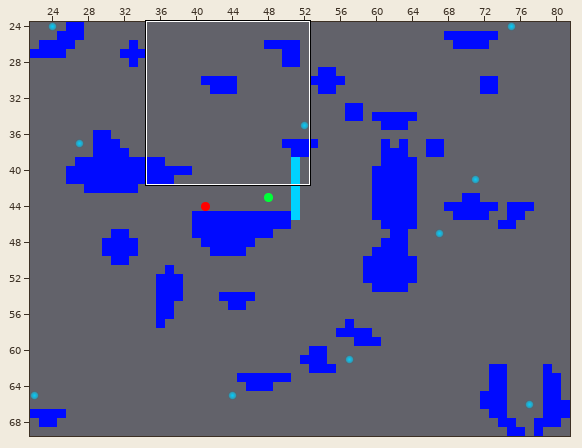
One commit to this Tiled map: Lark Shared/Resources/Tilemaps/level1.tmx. Above, an overview of the earlier version with the close-up marked.
Close-up. First the earlier version:
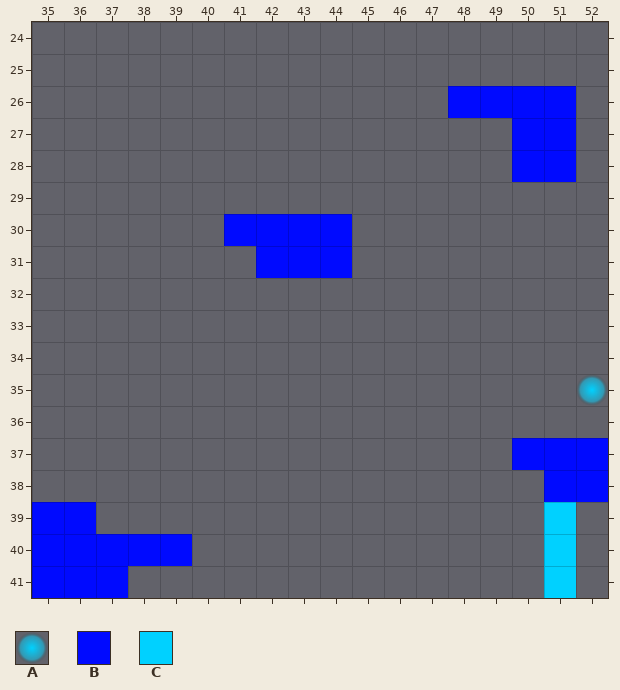
Cells are 32x32 px. Shown: x 35..52, y 24..41. The commit also changed other parts of the map, which this record leaves out.
Key: from "tilset_debug-32x32": A 4, B 20, C 21.
_ is an empty cell.
Objects are placed by their top-left corner, in cells (3,4 is the top-left corner of cell 3,4); size is 1x1 cell unless given.
Layer "terrain" before, first column x 35:
24 __________________
25 __________________
26 _____________BBBB_
27 _______________BB_
28 _______________BB_
29 __________________
30 ______BBBB________
31 _______BBB________
32 __________________
33 __________________
34 __________________
35 __________________
36 __________________
37 _______________BBB
38 ________________BB
39 BB______________C_
40 BBBBB___________C_
41 BBB_____________C_
Objects on layer "actors" before:
A "gem" at 52,35
And afterwards:
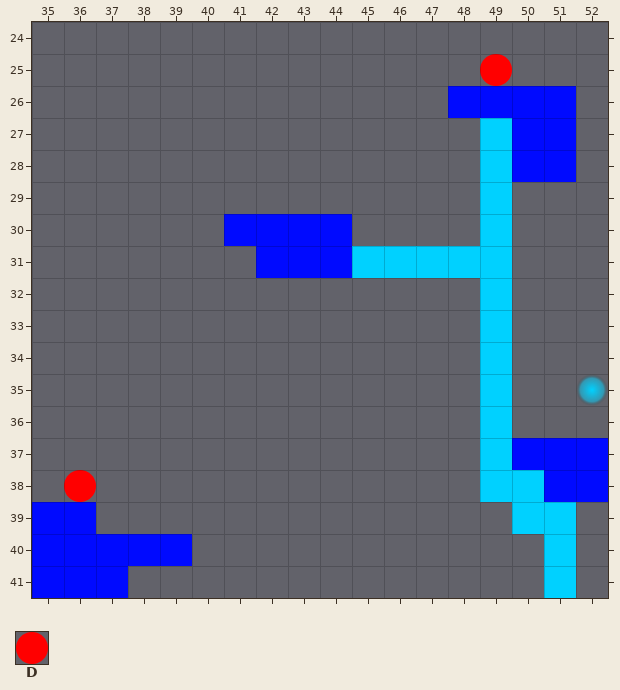
Further tiles: from "tilset_debug-32x32": D 13.
The author wrote: Implement picking up bombs
From old to new:
{"where": "layer \"terrain\""}
{"y":27,"x":49,"old":"_","new":"C"}
{"y":28,"x":49,"old":"_","new":"C"}
{"y":29,"x":49,"old":"_","new":"C"}
{"y":30,"x":49,"old":"_","new":"C"}
{"y":31,"x":45,"old":"_____","new":"CCCCC"}
{"y":32,"x":49,"old":"_","new":"C"}
{"y":33,"x":49,"old":"_","new":"C"}
{"y":34,"x":49,"old":"_","new":"C"}
{"y":35,"x":49,"old":"_","new":"C"}
{"y":36,"x":49,"old":"_","new":"C"}
{"y":37,"x":49,"old":"_","new":"C"}
{"y":38,"x":49,"old":"__","new":"CC"}
{"y":39,"x":50,"old":"_","new":"C"}
{"where": "layer \"actors\""}
{"was": "outside this view", "now": "D \"bomb\" at 36,38"}
{"now": "D \"bomb\" at 49,25"}
{"label":"added","picture_box":[480,54,512,86]}
{"label":"added","picture_box":[352,118,544,534]}
{"label":"new place","picture_box":[64,470,96,502]}
